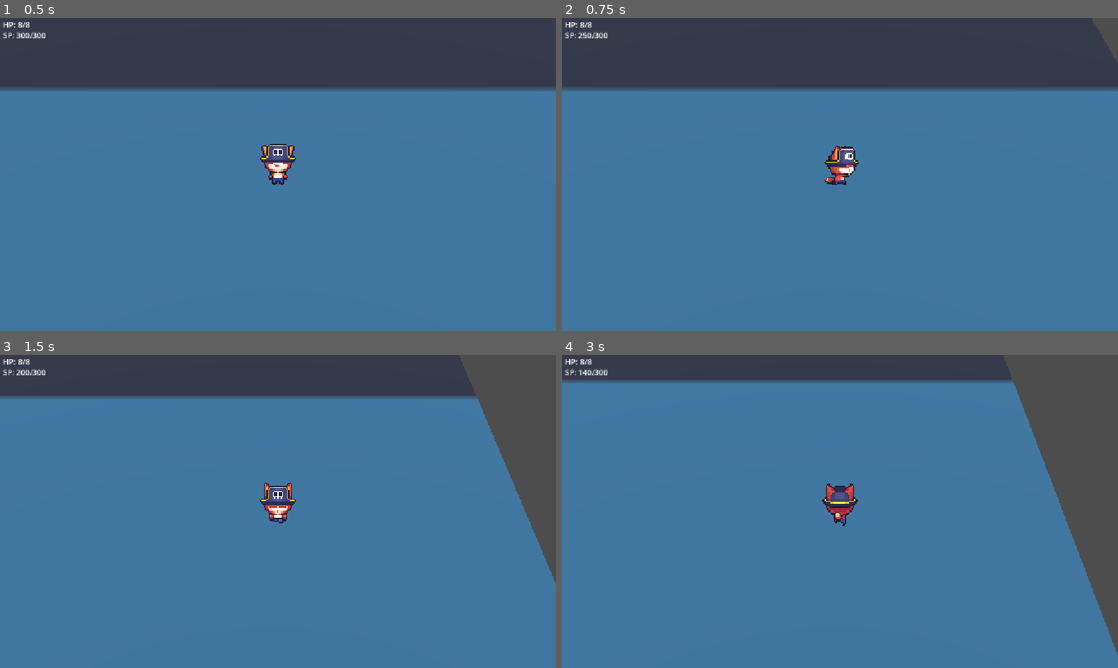
Above: before the commit, frames 1-4 (two rows, left to right).
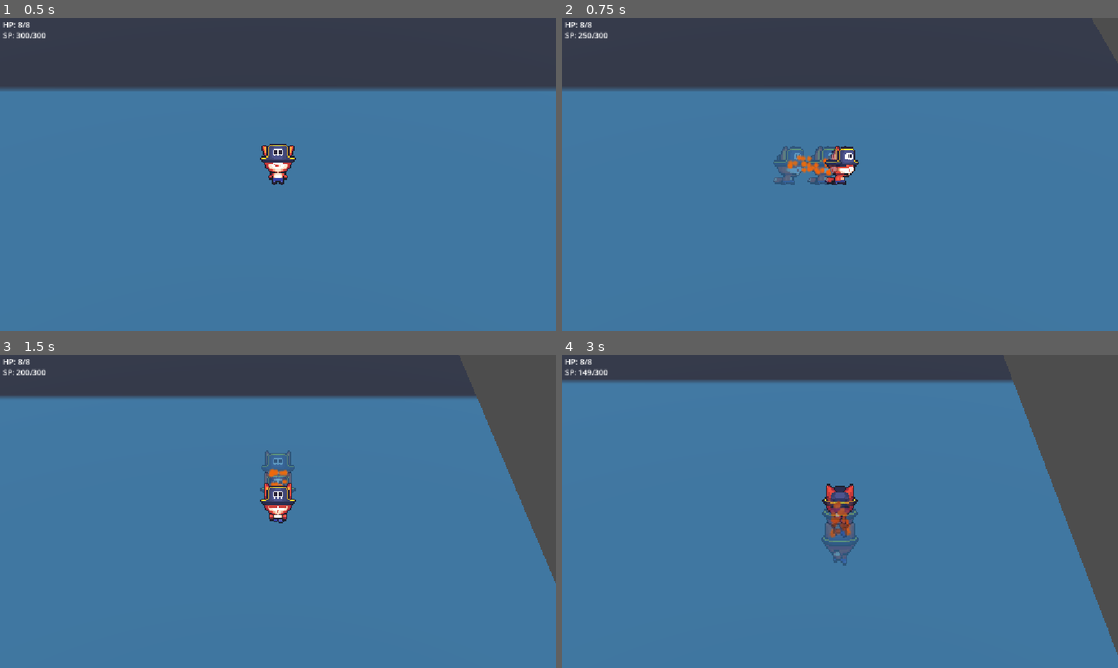
Above: after the commit, the same moments.

Repository: Naathan404/foxy-pirate-the-isle-of-secrets
Game: Godot game, scene res://test/test_scene.tscn
Same seed, same stepped clock (60 frames per second), same inputs: the game is played once before the commit and once after it. The engine's default icon, where the game draws it, is replaced by a stand-in: a white triangle on a blue panel in a dark square.
Inputs (mouse positions are in pixels of both pictures, inside the frame that each line leads up to):
- Up to frame 1 (0.5 s): no input
- Up to frame 2 (0.75 s): move the mouse to (962, 158) at 0.52 s; hold D (right) from 0.53 s (still down); tap Shift (dash) at 0.6 s
- Up to frame 3 (1.5 s): move the mouse to (166, 527) at 1.27 s; release D (right) at 1.28 s; hold S (down) from 1.28 s (still down); tap Shift (dash) at 1.35 s
- Up to frame 4 (3 s): move the mouse to (895, 442) at 2.02 s; release S (down) at 2.03 s; hold D (right) 2.03-2.78 s; click (895, 442) at 2.1 s; tap Shift (dash) at 2.3, 2.85 s; move the mouse to (812, 574) at 2.77 s; hold W (up) from 2.78 s (still down)

Frame 1 is identical in both runs. In frame 2, 0.9% of the frame differs, in the area x 38-51%, y 40-54%; in frame 3, 0.4%; in frame 4, 0.9%.

Commit message:
feat: dash effect

Diff:
--- a/data/weapon/weapon_dagger.tres
+++ b/data/weapon/weapon_dagger.tres
@@ -7,7 +7,7 @@
 [sub_resource type="Resource" id="Resource_nasaw"]
 script = ExtResource("1_nasaw")
 attack_scene = ExtResource("1_up41l")
-stamina_cost = 10.0
+stamina_cost = 1.0
 metadata/_custom_type_script = "uid://bl3xskt8h6bl7"
 
 [resource]
--- /dev/null
+++ b/gameplay/player/effects/dash_effect.gd
@@ -0,0 +1,102 @@
+extends Node3D
+
+@export var player: Player
+@export var sprite: Sprite3D
+
+# Ghost effect
+@export var ghost_interval: float = 0.04
+@export var ghost_lifetime: float = 0.16
+@export var ghosts: Array[Sprite3D] = []
+
+@export var ghost_color: Color = Color(0.6, 0.85, 1.0, 0.4)
+
+var _dashing: bool = false
+var _ghost_timer: float = 0.0
+var _next_ghost: int = 0
+var _ghost_tweens: Array[Tween] = []
+
+@onready var dash_particle: GPUParticles3D = $DashParticle
+
+
+func _ready() -> void:
+	_ghost_tweens.resize(ghosts.size())
+
+	for g in ghosts:
+		if not is_instance_valid(g):
+			continue
+
+		g.top_level = true
+		g.hide()
+		g.shaded = false
+		g.alpha_cut = SpriteBase3D.ALPHA_CUT_DISABLED
+		g.cast_shadow = GeometryInstance3D.SHADOW_CASTING_SETTING_OFF
+
+
+func _process(delta: float) -> void:
+	if not _dashing:
+		return
+	_ghost_timer -= delta
+	if _ghost_timer <= 0.0:
+		_show_next_ghost()
+		_ghost_timer = ghost_interval
+
+
+
+func _show_next_ghost() -> void:
+	if ghosts.is_empty() or not is_instance_valid(sprite):
+		return
+
+	var index = _next_ghost
+	_next_ghost += 1
+	if _next_ghost >= ghosts.size():
+		_next_ghost = 0
+
+	var g = ghosts[index]
+	if not is_instance_valid(g):
+		return
+
+	var old_tween = _ghost_tweens[index]
+	if old_tween != null:
+		old_tween.kill()
+
+	g.texture = sprite.texture
+	g.hframes = sprite.hframes
+	g.vframes = sprite.vframes
+	g.frame = sprite.frame
+	g.pixel_size = sprite.pixel_size
+	g.offset = sprite.offset
+	g.centered = sprite.centered
+	g.flip_h = sprite.flip_h
+	g.global_transform = sprite.global_transform
+
+	g.modulate = ghost_color
+	g.show()
+
+	var tween = g.create_tween()
+	_ghost_tweens[index] = tween
+	tween.tween_property(g, "modulate:a", 0.25, ghost_lifetime)
+	tween.tween_callback(g.hide)
+
+
+### Signal dash started and finished
+func _on_foxy_dash_started() -> void:
+	if not is_instance_valid(player):
+		return
+
+	# Bụi bay ngược hướng dash và hơi nhấc lên khỏi mặt đất
+	var direction := -player.last_facing_direction
+	direction.y = 0.15
+	direction = direction.normalized()
+	var material := dash_particle.process_material as ParticleProcessMaterial
+	if material != null:
+		material.direction = dash_particle.global_basis.inverse() * direction
+	dash_particle.emitting = true
+
+	_dashing = true
+	_ghost_timer = 0.0
+
+
+func _on_foxy_dash_finished(_interrupted: bool) -> void:
+	# Ngừng tạo bụi mới, bụi cũ vẫn tự mờ hết
+	dash_particle.emitting = false
+	_dashing = false
--- /dev/null
+++ b/gameplay/player/effects/dash_effect.tscn
@@ -0,0 +1,107 @@
+[gd_scene format=3 uid="uid://c5qllhbgd1hnk"]
+
+[ext_resource type="Script" uid="uid://bxj416xc3ivej" path="res://gameplay/player/effects/dash_effect.gd" id="1_68m4i"]
+
+[sub_resource type="Gradient" id="Gradient_68m4i"]
+offsets = PackedFloat32Array(0, 0.08, 0.56710917, 1)
+colors = PackedColorArray(1, 0.58431375, 0.21960784, 0, 1, 0.37254903, 0.03137255, 1, 0.8509804, 0.45882353, 0.09803922, 0.74509805, 0.65, 0.55, 0.4, 0)
+
+[sub_resource type="GradientTexture1D" id="GradientTexture1D_nn7br"]
+gradient = SubResource("Gradient_68m4i")
+
+[sub_resource type="Curve" id="Curve_0hkyg"]
+_data = [Vector2(0, 0.4), 0.0, 0.0, 0, 0, Vector2(0.2, 1), 0.0, 0.0, 0, 0, Vector2(1, 0.08), 0.0, 0.0, 0, 0]
+point_count = 3
+
+[sub_resource type="CurveTexture" id="CurveTexture_cdj4h"]
+curve = SubResource("Curve_0hkyg")
+
+[sub_resource type="ParticleProcessMaterial" id="ParticleProcessMaterial_esbxr"]
+resource_local_to_scene = true
+lifetime_randomness = 0.3
+emission_shape = 3
+emission_box_extents = Vector3(1, 1, 1)
+angle_min = -180.0
+angle_max = 180.0
+direction = Vector3(0, 0.14834046, 0.98893636)
+spread = 38.0
+initial_velocity_min = 0.6
+initial_velocity_max = 1.6
+angular_velocity_min = -65.0
+angular_velocity_max = 65.0
+gravity = Vector3(0, 0.35, 0)
+damping_min = 1.4
+damping_max = 2.2
+scale_max = 2.3999999
+scale_curve = SubResource("CurveTexture_cdj4h")
+scale_over_velocity_max = 1.0
+color_ramp = SubResource("GradientTexture1D_nn7br")
+
+[sub_resource type="Gradient" id="Gradient_6pud3"]
+offsets = PackedFloat32Array(0, 0.4, 0.82, 1)
+colors = PackedColorArray(1, 1, 1, 1, 1, 1, 1, 1, 1, 1, 1, 0.22, 1, 1, 1, 0)
+
+[sub_resource type="GradientTexture2D" id="GradientTexture2D_qwtu1"]
+gradient = SubResource("Gradient_6pud3")
+width = 16
+height = 16
+fill = 1
+fill_from = Vector2(0.5, 0.5)
+fill_to = Vector2(1, 0.5)
+
+[sub_resource type="StandardMaterial3D" id="StandardMaterial3D_oo1e7"]
+transparency = 1
+shading_mode = 0
+vertex_color_use_as_albedo = true
+albedo_texture = SubResource("GradientTexture2D_qwtu1")
+texture_filter = 0
+billboard_mode = 3
+particles_anim_h_frames = 1
+particles_anim_v_frames = 1
+particles_anim_loop = false
+
+[sub_resource type="QuadMesh" id="QuadMesh_qm246"]
+material = SubResource("StandardMaterial3D_oo1e7")
+size = Vector2(0.36, 0.36)
+
+[node name="DashEffect" type="Node3D" unique_id=292962664 node_paths=PackedStringArray("ghosts")]
+script = ExtResource("1_68m4i")
+ghost_interval = 0.05
+ghost_lifetime = 0.2
+ghosts = [NodePath("Ghost_1"), NodePath("Ghost_2"), NodePath("Ghost_3"), NodePath("Ghost_4")]
+
+[node name="DashParticle" type="GPUParticles3D" parent="." unique_id=555628705]
+transform = Transform3D(0.4, 0, 0, 0, 0.5, 0, 0, 0, 0.2, 0, 0.047587156, -0.50126785)
+cast_shadow = 0
+emitting = false
+amount = 100
+lifetime = 0.32
+randomness = 0.25
+fixed_fps = 60
+visibility_aabb = AABB(-6, -1, -6, 12, 4, 12)
+process_material = SubResource("ParticleProcessMaterial_esbxr")
+draw_pass_1 = SubResource("QuadMesh_qm246")
+
+[node name="Ghost_1" type="Sprite3D" parent="." unique_id=1809366250]
+offset = Vector2(0, 14)
+pixel_size = 0.0625
+billboard = 1
+texture_filter = 0
+
+[node name="Ghost_2" type="Sprite3D" parent="." unique_id=1926805992]
+offset = Vector2(0, 14)
+pixel_size = 0.0625
+billboard = 1
+texture_filter = 0
+
+[node name="Ghost_3" type="Sprite3D" parent="." unique_id=1508247531]
+offset = Vector2(0, 14)
+pixel_size = 0.0625
+billboard = 1
+texture_filter = 0
+
+[node name="Ghost_4" type="Sprite3D" parent="." unique_id=1498229806]
+offset = Vector2(0, 14)
+pixel_size = 0.0625
+billboard = 1
+texture_filter = 0
--- a/gameplay/player/foxy.tscn
+++ b/gameplay/player/foxy.tscn
@@ -17,6 +17,7 @@
 [ext_resource type="Script" uid="uid://cq25nhncyhun5" path="res://core/components/stamina_component.gd" id="12_av71s"]
 [ext_resource type="Script" uid="uid://dvaslfpi4s3pd" path="res://gameplay/weapons/weapon_controller.gd" id="16_use70"]
 [ext_resource type="Resource" uid="uid://bcjxa7s3n5qkl" path="res://data/weapon/weapon_dagger.tres" id="17_r6sj1"]
+[ext_resource type="PackedScene" uid="uid://c5qllhbgd1hnk" path="res://gameplay/player/effects/dash_effect.tscn" id="18_mqob0"]
 
 [sub_resource type="Animation" id="Animation_0rjvg"]
 length = 0.001
@@ -31,6 +32,18 @@
 "transitions": PackedFloat32Array(1),
 "update": 1,
 "values": [0]
+}
+tracks/1/type = "value"
+tracks/1/imported = false
+tracks/1/enabled = true
+tracks/1/path = NodePath("Sprite3D:texture")
+tracks/1/interp = 1
+tracks/1/loop_wrap = true
+tracks/1/keys = {
+"times": PackedFloat32Array(0),
+"transitions": PackedFloat32Array(1),
+"update": 1,
+"values": [ExtResource("1_0rjvg")]
 }
 
 [sub_resource type="Animation" id="Animation_mqob0"]
@@ -48,6 +61,18 @@
 "update": 1,
 "values": [44, 48, 52, 56]
 }
+tracks/1/type = "value"
+tracks/1/imported = false
+tracks/1/enabled = true
+tracks/1/path = NodePath("Sprite3D:texture")
+tracks/1/interp = 1
+tracks/1/loop_wrap = true
+tracks/1/keys = {
+"times": PackedFloat32Array(0),
+"transitions": PackedFloat32Array(1),
+"update": 1,
+"values": [ExtResource("1_0rjvg")]
+}
 
 [sub_resource type="Animation" id="Animation_lqbvs"]
 resource_name = "attack_dagger_side"
@@ -64,6 +89,18 @@
 "update": 1,
 "values": [45, 49, 53, 57]
 }
+tracks/1/type = "value"
+tracks/1/imported = false
+tracks/1/enabled = true
+tracks/1/path = NodePath("Sprite3D:texture")
+tracks/1/interp = 1
+tracks/1/loop_wrap = true
+tracks/1/keys = {
+"times": PackedFloat32Array(0),
+"transitions": PackedFloat32Array(1),
+"update": 1,
+"values": [ExtResource("1_0rjvg")]
+}
 
 [sub_resource type="Animation" id="Animation_pt1je"]
 resource_name = "attack_dagger_up"
@@ -80,6 +117,18 @@
 "update": 1,
 "values": [46, 50, 54, 58]
 }
+tracks/1/type = "value"
+tracks/1/imported = false
+tracks/1/enabled = true
+tracks/1/path = NodePath("Sprite3D:texture")
+tracks/1/interp = 1
+tracks/1/loop_wrap = true
+tracks/1/keys = {
+"times": PackedFloat32Array(0),
+"transitions": PackedFloat32Array(1),
+"update": 1,
+"values": [ExtResource("1_0rjvg")]
+}
 
 [sub_resource type="Animation" id="Animation_nu5xt"]
 resource_name = "dash_down"
@@ -96,6 +145,18 @@
 "update": 1,
 "values": [3]
 }
+tracks/1/type = "value"
+tracks/1/imported = false
+tracks/1/enabled = true
+tracks/1/path = NodePath("Sprite3D:texture")
+tracks/1/interp = 1
+tracks/1/loop_wrap = true
+tracks/1/keys = {
+"times": PackedFloat32Array(0),
+"transitions": PackedFloat32Array(1),
+"update": 1,
+"values": [ExtResource("1_0rjvg")]
+}
 
 [sub_resource type="Animation" id="Animation_use70"]
 resource_name = "dash_side"
@@ -112,6 +173,18 @@
 "update": 1,
 "values": [7]
 }
+tracks/1/type = "value"
+tracks/1/imported = false
+tracks/1/enabled = true
+tracks/1/path = NodePath("Sprite3D:texture")
+tracks/1/interp = 1
+tracks/1/loop_wrap = true
+tracks/1/keys = {
+"times": PackedFloat32Array(0),
+"transitions": PackedFloat32Array(1),
+"update": 1,
+"values": [ExtResource("1_0rjvg")]
+}
 
 [sub_resource type="Animation" id="Animation_r6sj1"]
 resource_name = "dash_up"
@@ -128,6 +201,18 @@
 "update": 1,
 "values": [11]
 }
+tracks/1/type = "value"
+tracks/1/imported = false
+tracks/1/enabled = true
+tracks/1/path = NodePath("Sprite3D:texture")
+tracks/1/interp = 1
+tracks/1/loop_wrap = true
+tracks/1/keys = {
+"times": PackedFloat32Array(0),
+"transitions": PackedFloat32Array(1),
+"update": 1,
+"values": [ExtResource("1_0rjvg")]
+}
 
 [sub_resource type="Animation" id="Animation_ki8u8"]
 resource_name = "fall_down"
@@ -144,6 +229,18 @@
 "update": 1,
 "values": [40]
 }
+tracks/1/type = "value"
+tracks/1/imported = false
+tracks/1/enabled = true
+tracks/1/path = NodePath("Sprite3D:texture")
+tracks/1/interp = 1
+tracks/1/loop_wrap = true
+tracks/1/keys = {
+"times": PackedFloat32Array(0),
+"transitions": PackedFloat32Array(1),
+"update": 1,
+"values": [ExtResource("1_0rjvg")]
+}
 
 [sub_resource type="Animation" id="Animation_tj74x"]
 resource_name = "fall_side"
@@ -160,6 +257,18 @@
 "update": 1,
 "values": [41]
 }
+tracks/1/type = "value"
+tracks/1/imported = false
+tracks/1/enabled = true
+tracks/1/path = NodePath("Sprite3D:texture")
+tracks/1/interp = 1
+tracks/1/loop_wrap = true
+tracks/1/keys = {
+"times": PackedFloat32Array(0),
+"transitions": PackedFloat32Array(1),
+"update": 1,
+"values": [ExtResource("1_0rjvg")]
+}
 
 [sub_resource type="Animation" id="Animation_6gmdq"]
 resource_name = "fall_up"
@@ -176,6 +285,18 @@
 "update": 1,
 "values": [42]
 }
+tracks/1/type = "value"
+tracks/1/imported = false
+tracks/1/enabled = true
+tracks/1/path = NodePath("Sprite3D:texture")
+tracks/1/interp = 1
+tracks/1/loop_wrap = true
+tracks/1/keys = {
+"times": PackedFloat32Array(0),
+"transitions": PackedFloat32Array(1),
+"update": 1,
+"values": [ExtResource("1_0rjvg")]
+}
 
 [sub_resource type="Animation" id="Animation_k5pue"]
 resource_name = "hit_down"
@@ -192,6 +313,18 @@
 "update": 1,
 "values": [24, 28, 32]
 }
+tracks/1/type = "value"
+tracks/1/imported = false
+tracks/1/enabled = true
+tracks/1/path = NodePath("Sprite3D:texture")
+tracks/1/interp = 1
+tracks/1/loop_wrap = true
+tracks/1/keys = {
+"times": PackedFloat32Array(0),
+"transitions": PackedFloat32Array(1),
+"update": 1,
+"values": [ExtResource("1_0rjvg")]
+}
 
 [sub_resource type="Animation" id="Animation_uhjhl"]
 resource_name = "hit_side"
@@ -208,6 +341,18 @@
 "update": 1,
 "values": [25, 29, 33]
 }
+tracks/1/type = "value"
+tracks/1/imported = false
+tracks/1/enabled = true
+tracks/1/path = NodePath("Sprite3D:texture")
+tracks/1/interp = 1
+tracks/1/loop_wrap = true
+tracks/1/keys = {
+"times": PackedFloat32Array(0),
+"transitions": PackedFloat32Array(1),
+"update": 1,
+"values": [ExtResource("1_0rjvg")]
+}
 
 [sub_resource type="Animation" id="Animation_rvh5s"]
 resource_name = "hit_up"
@@ -223,6 +368,18 @@
 "transitions": PackedFloat32Array(1, 1, 1),
 "update": 1,
 "values": [26, 30, 34]
+}
+tracks/1/type = "value"
+tracks/1/imported = false
+tracks/1/enabled = true
+tracks/1/path = NodePath("Sprite3D:texture")
+tracks/1/interp = 1
+tracks/1/loop_wrap = true
+tracks/1/keys = {
+"times": PackedFloat32Array(0),
+"transitions": PackedFloat32Array(1),
+"update": 1,
+"values": [ExtResource("1_0rjvg")]
 }
 
 [sub_resource type="Animation" id="Animation_8ycv0"]
@@ -241,6 +398,18 @@
 "update": 1,
 "values": [16, 20]
 }
+tracks/1/type = "value"
+tracks/1/imported = false
+tracks/1/enabled = true
+tracks/1/path = NodePath("Sprite3D:texture")
+tracks/1/interp = 1
+tracks/1/loop_wrap = true
+tracks/1/keys = {
+"times": PackedFloat32Array(0),
+"transitions": PackedFloat32Array(1),
+"update": 1,
+"values": [ExtResource("1_0rjvg")]
+}
 
 [sub_resource type="Animation" id="Animation_7kbwk"]
 resource_name = "idle_right"
@@ -258,6 +427,18 @@
 "update": 1,
 "values": [17, 21]
 }
+tracks/1/type = "value"
+tracks/1/imported = false
+tracks/1/enabled = true
+tracks/1/path = NodePath("Sprite3D:texture")
+tracks/1/interp = 1
+tracks/1/loop_wrap = true
+tracks/1/keys = {
+"times": PackedFloat32Array(0),
+"transitions": PackedFloat32Array(1),
+"update": 1,
+"values": [ExtResource("1_0rjvg")]
+}
 
 [sub_resource type="Animation" id="Animation_llovj"]
 resource_name = "idle_up"
@@ -275,6 +456,18 @@
 "update": 1,
 "values": [18, 22]
 }
+tracks/1/type = "value"
+tracks/1/imported = false
+tracks/1/enabled = true
+tracks/1/path = NodePath("Sprite3D:texture")
+tracks/1/interp = 1
+tracks/1/loop_wrap = true
+tracks/1/keys = {
+"times": PackedFloat32Array(0),
+"transitions": PackedFloat32Array(1),
+"update": 1,
+"values": [ExtResource("1_0rjvg")]
+}
 
 [sub_resource type="Animation" id="Animation_8vyi3"]
 resource_name = "run_down"
@@ -292,6 +485,18 @@
 "update": 1,
 "values": [0, 4, 8, 12]
 }
+tracks/1/type = "value"
+tracks/1/imported = false
+tracks/1/enabled = true
+tracks/1/path = NodePath("Sprite3D:texture")
+tracks/1/interp = 1
+tracks/1/loop_wrap = true
+tracks/1/keys = {
+"times": PackedFloat32Array(0),
+"transitions": PackedFloat32Array(1),
+"update": 1,
+"values": [ExtResource("1_0rjvg")]
+}
 
 [sub_resource type="Animation" id="Animation_lmpvk"]
 resource_name = "run_side"
@@ -309,6 +514,18 @@
 "update": 1,
 "values": [1, 5, 9, 13]
 }
+tracks/1/type = "value"
+tracks/1/imported = false
+tracks/1/enabled = true
+tracks/1/path = NodePath("Sprite3D:texture")
+tracks/1/interp = 1
+tracks/1/loop_wrap = true
+tracks/1/keys = {
+"times": PackedFloat32Array(0),
+"transitions": PackedFloat32Array(1),
+"update": 1,
+"values": [ExtResource("1_0rjvg")]
+}
 
 [sub_resource type="Animation" id="Animation_r3fl6"]
 resource_name = "run_up"
@@ -325,6 +542,18 @@
 "transitions": PackedFloat32Array(1, 1, 1, 1),
 "update": 1,
 "values": [2, 6, 10, 14]
+}
+tracks/1/type = "value"
+tracks/1/imported = false
+tracks/1/enabled = true
+tracks/1/path = NodePath("Sprite3D:texture")
+tracks/1/interp = 1
+tracks/1/loop_wrap = true
+tracks/1/keys = {
+"times": PackedFloat32Array(0),
+"transitions": PackedFloat32Array(1),
+"update": 1,
+"values": [ExtResource("1_0rjvg")]
 }
 
 [sub_resource type="AnimationLibrary" id="AnimationLibrary_7kbwk"]
@@ -455,3 +684,12 @@
 offset_right = 95.0
 offset_bottom = 47.0
 text = "SP: 999/999"
+
+[node name="Effects" type="Node3D" parent="." unique_id=2014826237]
+
+[node name="DashEffect" parent="Effects" unique_id=292962664 node_paths=PackedStringArray("player", "sprite") instance=ExtResource("18_mqob0")]
+player = NodePath("../..")
+sprite = NodePath("../../Visual/Sprite3D")
+
+[connection signal="dash_finished" from="." to="Effects/DashEffect" method="_on_foxy_dash_finished"]
+[connection signal="dash_started" from="." to="Effects/DashEffect" method="_on_foxy_dash_started"]
--- a/gameplay/player/player.gd
+++ b/gameplay/player/player.gd
@@ -9,7 +9,6 @@
 
 @export var stamina: StaminaComponent
 @export var hp: HealthComponent
-@export var hitbox: HitBox
 @export var hurtbox: HurtBox
 @export var team: int = 1
 @export var weapon_controller: WeaponController
@@ -71,13 +70,9 @@
 	if is_instance_valid(hurtbox):
 		hurtbox.actor = self
 		hurtbox.team = team
-	if is_instance_valid(hitbox):
-		hitbox.actor = self
-		hitbox.team = team
-		hitbox.end_attack()
 	if is_instance_valid(weapon_controller) and weapon_controller.has_method("setup"):
-		weapon_controller.team = team
-		if not weapon_controller.call("setup", self, stamina, ammo):
+			weapon_controller.team = team
+	if not weapon_controller.call("setup", self, stamina, ammo):
 			push_error("Player: set up vũ khí bị fail")
 
 
@@ -345,17 +340,17 @@
 
 
 func cancel_attack() -> void:
-	end_hitbox_attack()
+	#end_hitbox_attack()
 	if is_instance_valid(weapon_controller) and weapon_controller.has_method("cancel"):
 		weapon_controller.call("cancel")
 
 
-func begin_hitbox_attack(amount_hp: int, attack_id: int = 0, tag: StringName = &"normal") -> bool:
-	if dead or not is_instance_valid(hitbox):
-		return false
-	return hitbox.begin_attack(amount_hp, attack_id, tag)
-
-
-func end_hitbox_attack() -> void:
-	if is_instance_valid(hitbox):
-		hitbox.end_attack()
+#func begin_hitbox_attack(amount_hp: int, attack_id: int = 0, tag: StringName = &"normal") -> bool:
+	#if dead or not is_instance_valid(hitbox):
+		#return false
+	#return hitbox.begin_attack(amount_hp, attack_id, tag)
+#
+#
+#func end_hitbox_attack() -> void:
+	#if is_instance_valid(hitbox):
+		#hitbox.end_attack()
--- a/gameplay/player/states/player_attack.gd
+++ b/gameplay/player/states/player_attack.gd
@@ -71,7 +71,7 @@
 	accepted = false
 	if is_instance_valid(player.visual):
 		player.visual.reset_animation_speed()
-	player.end_hitbox_attack()
+	#player.end_hitbox_attack()
 	if is_instance_valid(controller):
 		if controller.is_connected("attack_finished", _on_attack_finished):
 			controller.disconnect("attack_finished", _on_attack_finished)
Not shown, added: gameplay/player/effects/dash_effect.gd.uid
Not shown, removed: assets/sprites/foxy/.gitkeep
Not shown, removed: core/components/.gitkeep
Not shown, removed: core/constants/.gitkeep
Not shown, removed: core/state_machine/.gitkeep
Not shown, removed: data/.gitkeep
Not shown, changed: docs/git_workflow.md
Not shown, changed: docs/testing.md
Not shown, removed: gameplay/player/.gitkeep
Not shown, removed: systems/.gitkeep
